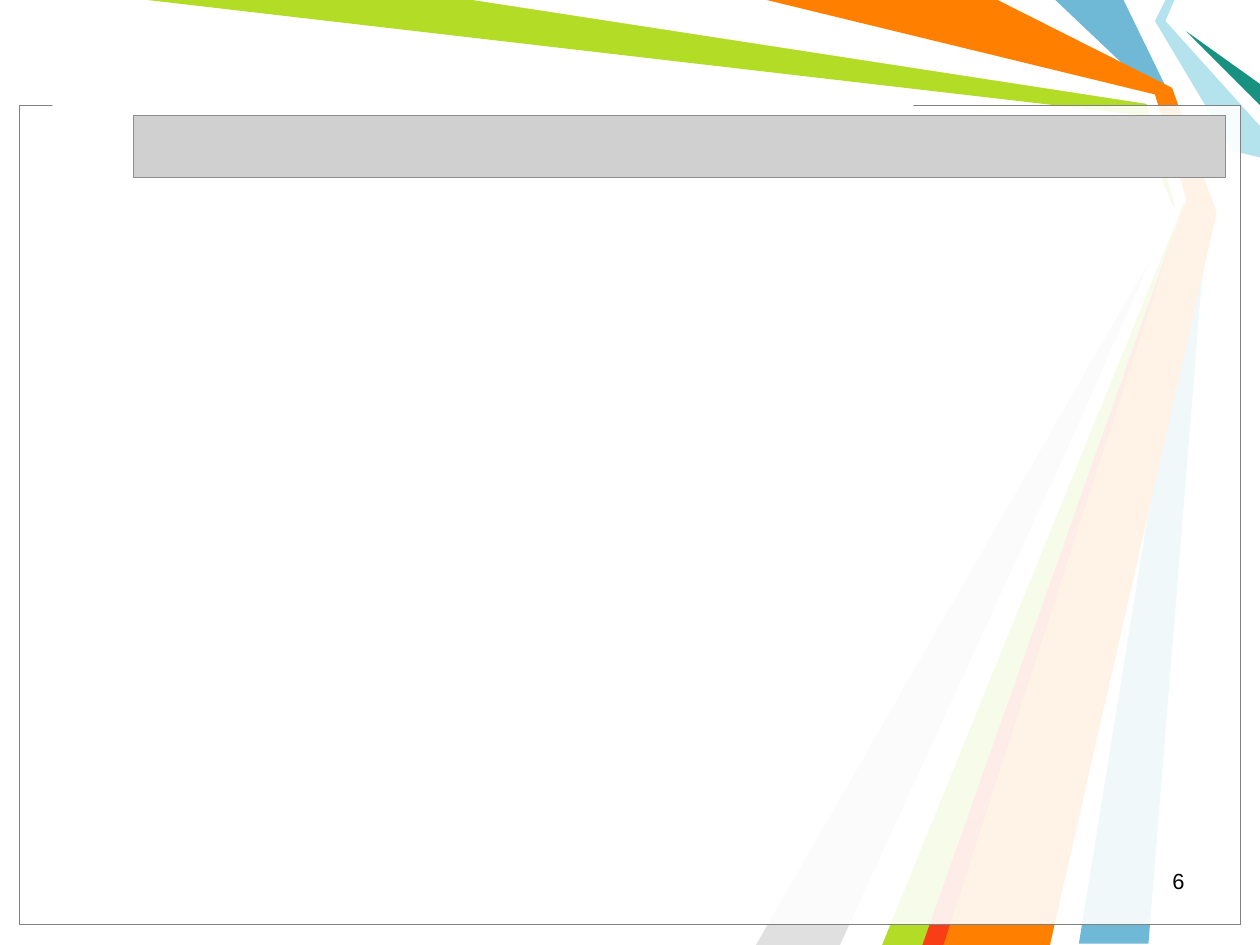
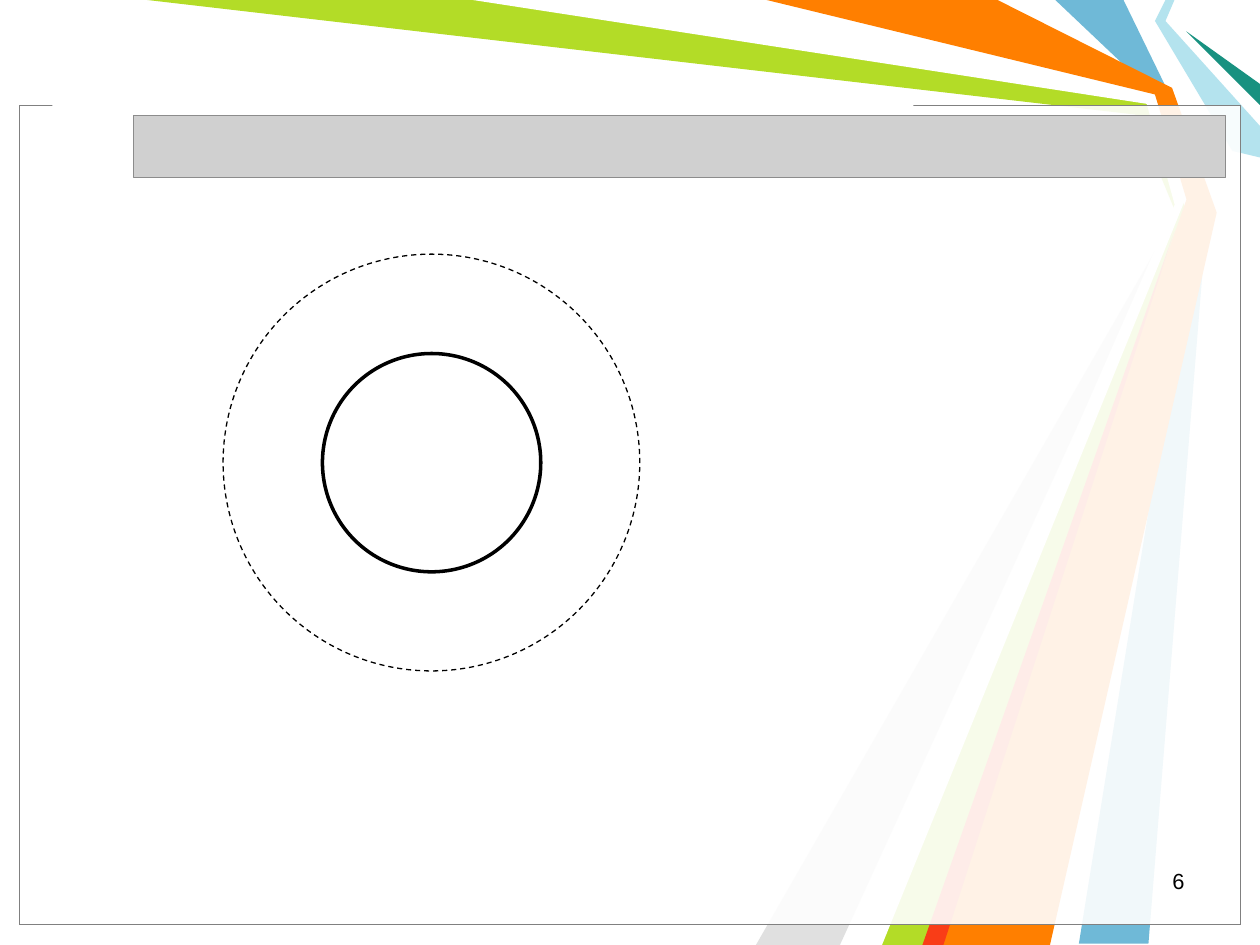
Before and after one commit to l432/NMK, a slide deck: slide 6 of Lecture/Chem/2023_24/1semestr/09_Напруженість електростатичного поля/Less09.ppt. Drawn at 1260x945 pixels with LibreOffice and Linux fonts; fonts in the diff are those of the drawing; grey boxes stand for pictures; background and template pictures are left out. Boxes give left, top, right and bottom in pixels: in the first picture for what was removed or moved away, otherwise in the second. Text is boxed around its words. In the diff, an @@ line names an element or a change of style, - is before the commit and + after.

```diff
--- a/Lecture/Chem/2023_24/1semestr/09_Напруженість електростатичного поля/Less09.ppt
+++ b/Lecture/Chem/2023_24/1semestr/09_Напруженість електростатичного поля/Less09.ppt
@@ ellipse added at (223,255,640,672), outline #000000 0.74 pt dashed @@
@@ ellipse added at (323,354,541,572), outline #000000 2.01 pt @@
```
Also in this commit, not shown: 2 other slides changed, 1 slide added, 1 slide removed, 1 other file.
